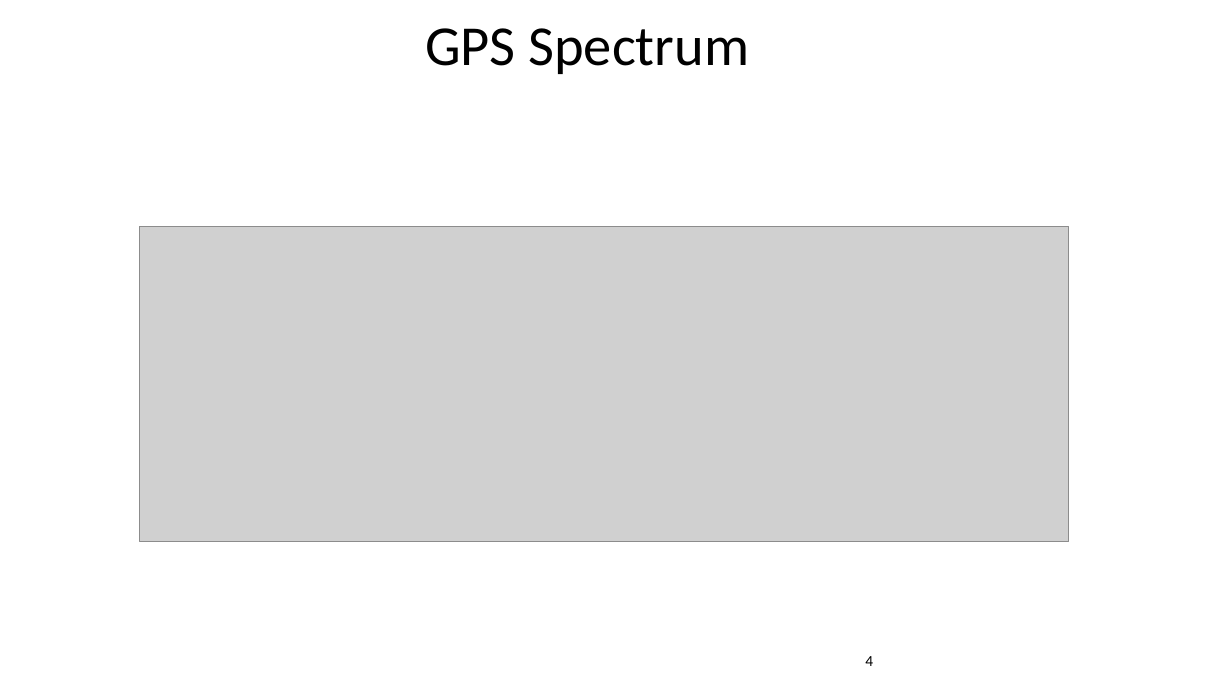
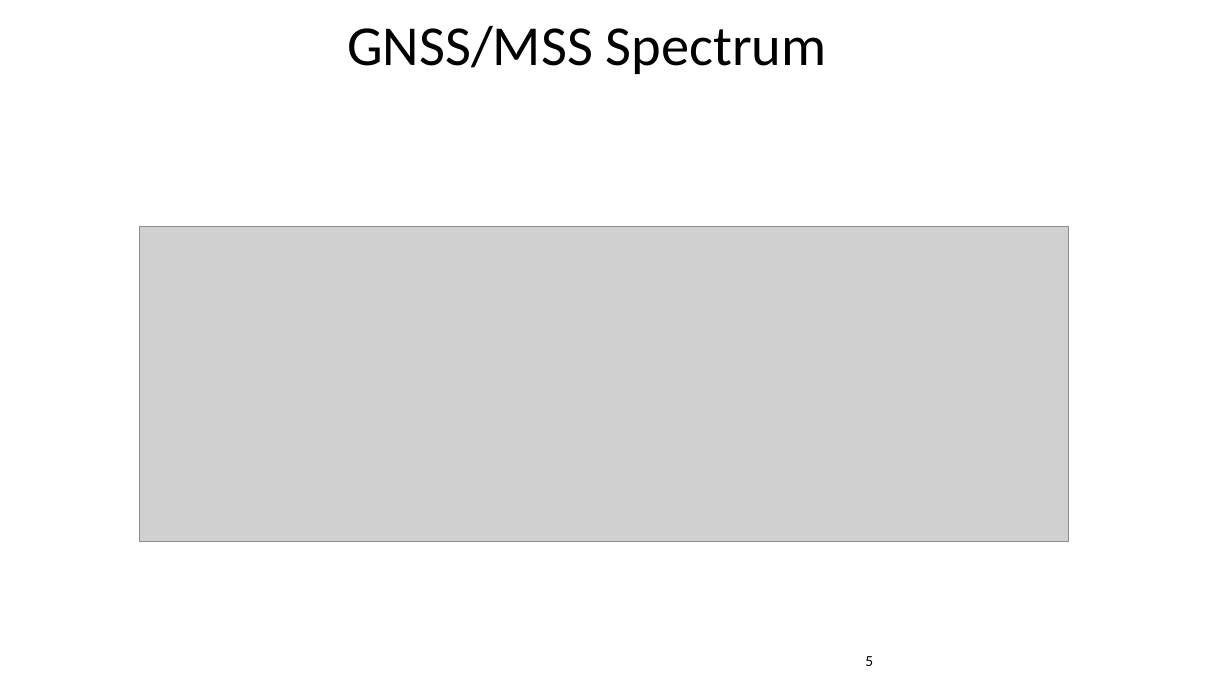
Before and after one commit to jlmucb/class_notes, a slide deck: slide 5 of science/GPSslides.pptx (slide 4 before the commit). Drawn at 1232x693 pixels with LibreOffice and Linux fonts; fonts in the diff are those of the drawing; grey boxes stand for pictures. Boxes give left, top, right and bottom in pixels: in the first picture for what was removed or moved away, otherwise in the second. Text is boxed around its words. In the diff, an @@ line names an element or a change of style, - is before the commit and + after.

```diff
--- a/science/GPSslides.pptx
+++ b/science/GPSslides.pptx
@@ text at bbox=[347, 25, 827, 74]: text changed @@
-GPS Spectrum
+GNSS/MSS Spectrum
@@ page number at bbox=[865, 656, 873, 666]: text changed @@
-4
+5
```
Also in this commit, not shown: 13 other slides changed, 2 slides added, 2 slides removed, 1 other file.
